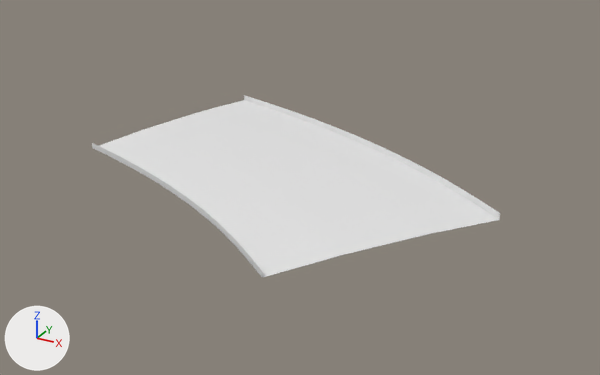
An edit to the glTF model public/assets/gen4/models/track-09.glb, drawn before and after from the same camera.
Before and after are seen from a 50 mm lens placed at (646.8, -136.8, 51.4), pointed at (589.2, -32.1, -1.0). Lighting does not change. The marker at lower left points along +X, +Y and +Z. The first picture is the older version. Vertices at exactly the same position are counted once.

Names of what the first picture shows: 'track-09'.
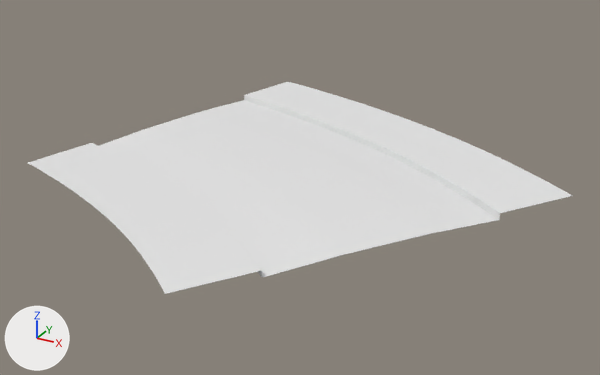
Location of each change, [x1, y1, x2, y2] in pixels of the pictures (600 x 375 px):
```json
{"object": "track-09", "change": "reshaped", "before": [92, 95, 500, 278], "after": [28, 82, 573, 294], "on screen": "33% wider, 16% taller"}
{"part": 1, "of": "me_track_09", "change": "added", "after": [245, 82, 573, 213]}
{"part": 2, "of": "me_track_09", "change": "added", "after": [28, 143, 261, 294]}
```

The change, as JSON lines over the scene's bpy script:
```json
{"block": "me_track_09", "where": "# used by ob_track_09; location = (0.0, 0.0, 0.0)"}
{"op": "remove", "block": "me_track_09", "code": "me_track_09.from_pydata(...)  # 819 vertices, 1488 faces; spans x 550.7..621.5, y -61.2..-3.5, z 0.0..3.0"}
{"op": "add", "block": "me_track_09", "code": "me_track_09.from_pydata(...)  # 945 vertices, 1736 faces; spans x 547.2..629.0, y -70.5..7.9, z 0.0..3.6"}
{"block": "me_track_09", "change": "me_track_09 part 1"}
{"block": "me_track_09", "change": "45 vertices are added at x 564.4..629.0, y -25.4..7.9, z 2.3..3.6"}
{"block": "me_track_09", "change": "8 new vertices lie (1.1, -0.4, 0.0) away from vertices in x 565.4..586.8, y -0.2..7.6, z 2.4..2.8"}
{"block": "me_track_09", "change": "5 new vertices lie (1.0, -0.7, 0.0) away from vertices in x 613.5..623.4, y -21.0..-14.0, z 3.3..3.5"}
{"block": "me_track_09", "change": "5 new vertices lie (1.1, -0.5, 0.0) away from vertices in x 582.5..598.6, y -5.6..1.6, z 2.7..3.0"}
{"block": "me_track_09", "change": "124 new faces join them"}
{"block": "me_track_09", "change": "me_track_09 part 2"}
{"block": "me_track_09", "change": "51 vertices are added at x 547.2..592.3, y -70.5..-47.9, z 0.6..0.9"}
{"block": "me_track_09", "change": "6 new vertices lie (-3.8, -11.4, -0.4) away from vertices in x 555.2..568.9, y -42.9..-37.8, z 1.0..1.1"}
{"block": "me_track_09", "change": "6 new vertices lie (0.7, -0.4, 0.0) away from vertices in x 571.8..584.5, y -64.8..-57.4, z 0.7..0.8"}
{"block": "me_track_09", "change": "124 new faces join them"}
```
